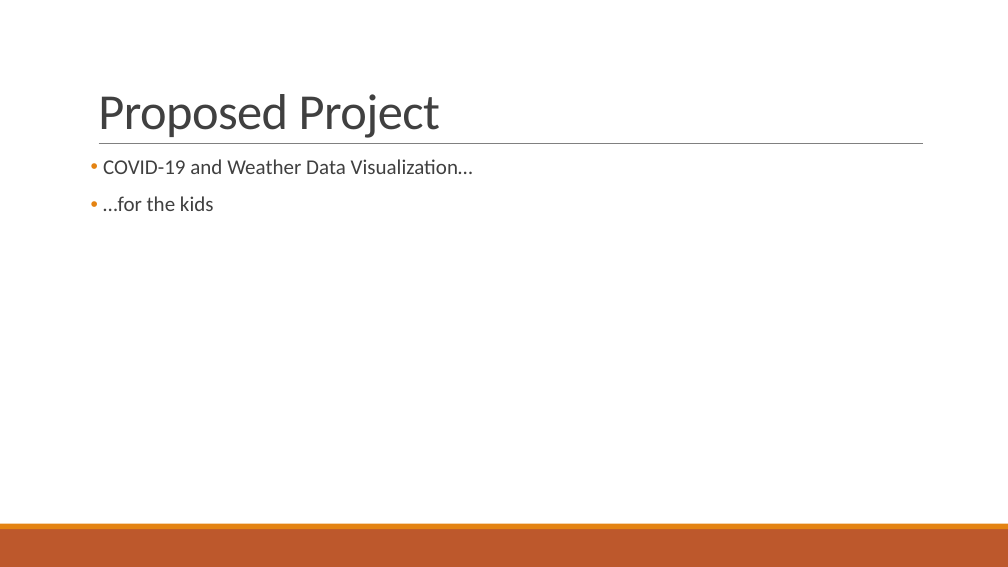
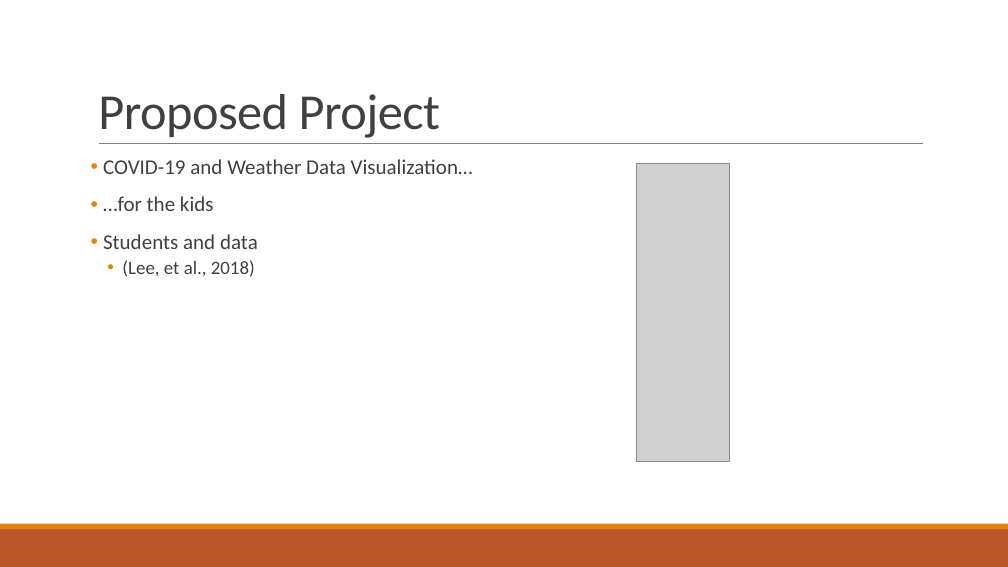
Before and after one commit to npalacio/School, a slide deck: slide 3 of Capstone/Presentation/CapstoneProposal.pptx. Drawn at 1008x567 pixels with LibreOffice and Linux fonts; fonts in the diff are those of the drawing; grey boxes stand for pictures. Boxes give left, top, right and bottom in pixels: in the first picture for what was removed or moved away, otherwise in the second. Text is boxed around its words. In the diff, an @@ line names an element or a change of style, - is before the commit and + after.

```diff
--- a/Capstone/Presentation/CapstoneProposal.pptx
+++ b/Capstone/Presentation/CapstoneProposal.pptx
@@ picture added at (x1=637, y1=163, x2=729, y2=461) @@
@@ text at (x1=103, y1=234, x2=258, y2=277): paragraphs added @@
+• Students and data
+  • (Lee, et al., 2018)
```
Also in this commit, not shown: 1 other slide changed, 13 slides added.
